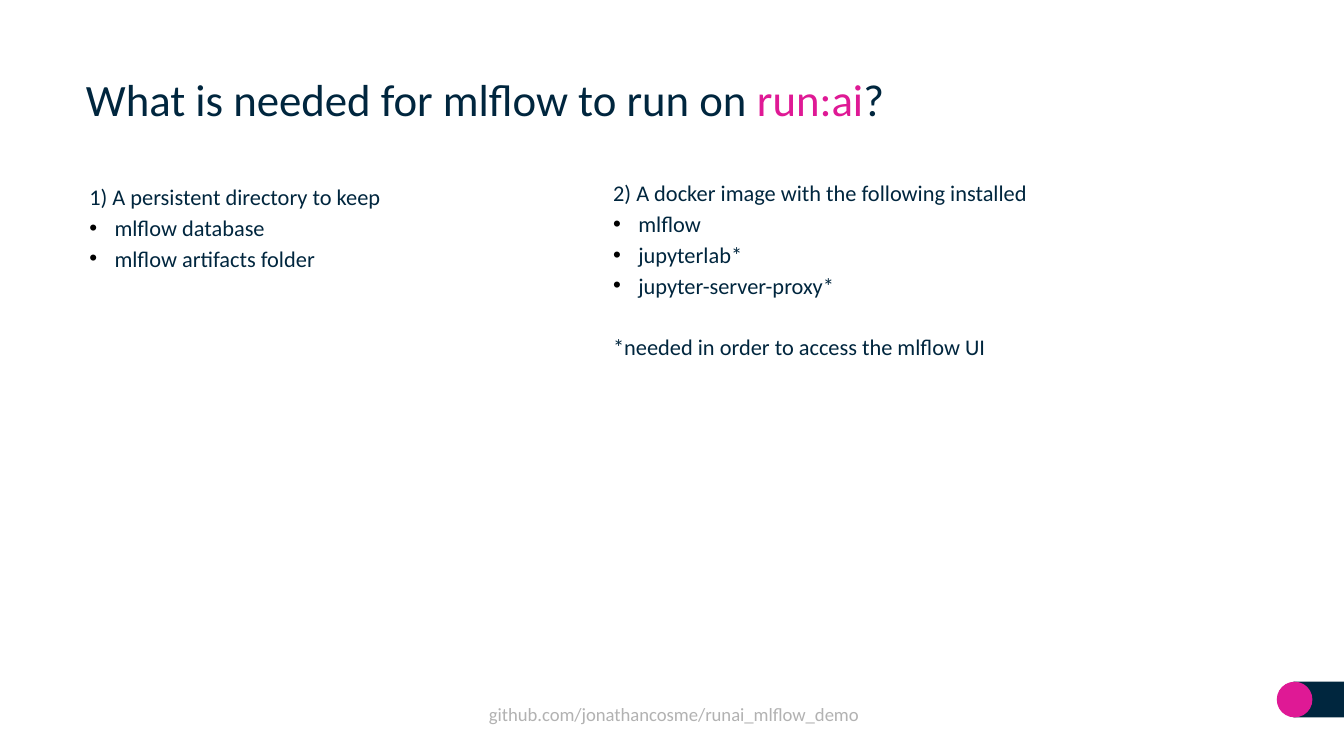
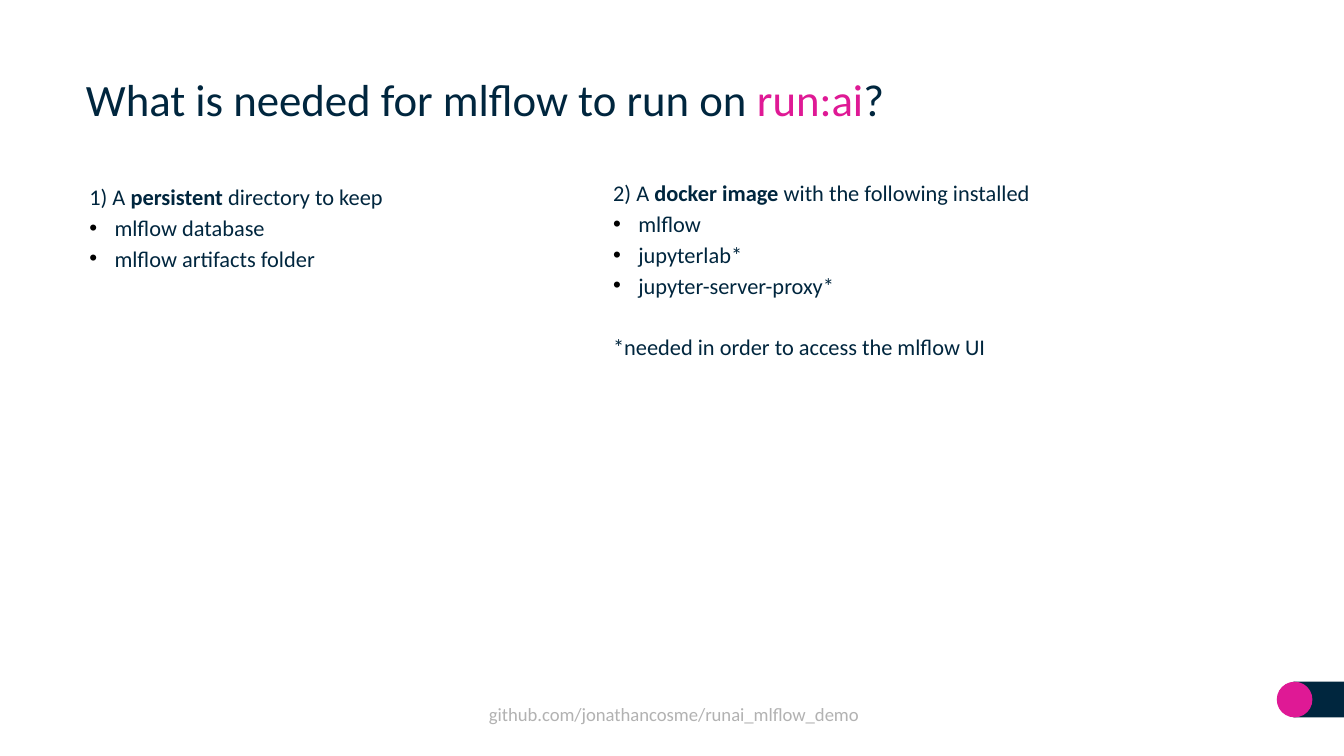
Before and after one commit to jonathancosme/runai_mlflow_demo, a slide deck: slide 7 of docs/runai_mlflow_ui.pptx. Drawn at 1344x756 pixels with LibreOffice and Linux fonts; fonts in the diff are those of the drawing; background and template pictures are left out. Boxes give left, top, right and bottom in pixels: in the first picture for what was removed or moved away, otherwise in the second. Text is boxed around its words. In the diff, an @@ line names an element or a change of style, - is before the commit and + after.

```diff
--- a/docs/runai_mlflow_ui.pptx
+++ b/docs/runai_mlflow_ui.pptx
@@ text "1) A persistent directory to ..." at [89,189,382,267]: bold on in "persistent"; alignment justified to left @@
@@ text "2) A docker image with ..." at [613,185,1029,355]: bold on in "docker image"; alignment justified to left @@
```
Also in this commit, not shown: 5 other slides changed, 3 other files.
